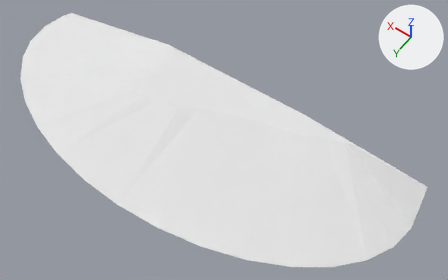
Two versions of the OBJ model assets/terrain/terrain_gentle_hill/terrain_gentle_hill_151/terrain_gentle_hill_151.obj, one commit apart.
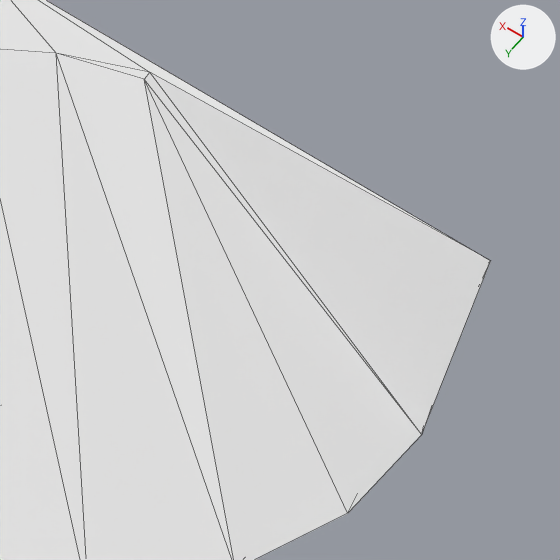
Each version appears first whole from a 50 mm camera at (-6.47, 7.52, 12.26) aimed at (-0.94, -0.21, 0.11), and next in a close-up on the part from 69% to 99% of the width and 45% to 92% of the height. The axes (+X, +Y, +Z) are drawn at upper right. The lights are the same throughout. The close-ups show mesh edges as thin lines. Where no turn or scale is listed for an object, it has been applied to the vertices.

The first close-up shows 'terrain_Gentle_Hill_#151.001_Cylinder.001'.
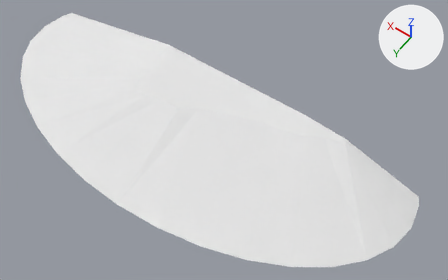
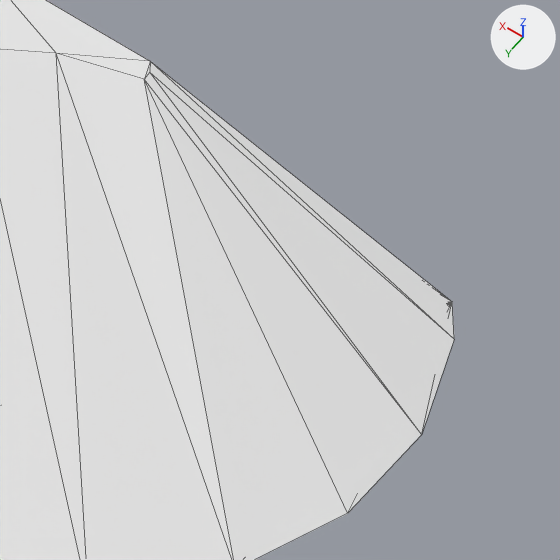
What differs and where, as boxes [x1, y1, x2, y2] in the close-ups (560 x 560 px; the box of a moved part takes in the faces that stretch with it):
'terrain_Gentle_Hill_#151.001_Cylinder.001', reshaped: before [0, 0, 490, 560]; after [0, 0, 454, 560]
part 1 of me_terrain_gentle_hill__151_001_cylinder_001, moved or reshaped: before [40, 0, 490, 435]; after [11, 0, 454, 338]

What changed in the scene script:
```text
Change me_terrain_gentle_hill__151_001_cylinder_001:
    where me_terrain_gentle_hill__151_001_cylinder_001.from_pydata(...)  # 42 vertices, 80 faces; spans x -5.78..6.03, y -1.72..2.61, z -0.22..0.57
    used by ob_terrain_gentle_hill__151_001_cylinder_001; location = (0.0, 0.0, 0.0)
    me_terrain_gentle_hill__151_001_cylinder_001 part 1
    me_terrain_gentle_hill__151_001_cylinder_001.vertices[20].co: (-5.67, -1.5, 0.57) -> (-3.52, -1.64, 0.57)  # pixel (490, 260) -> pixel (150, 61)
```
